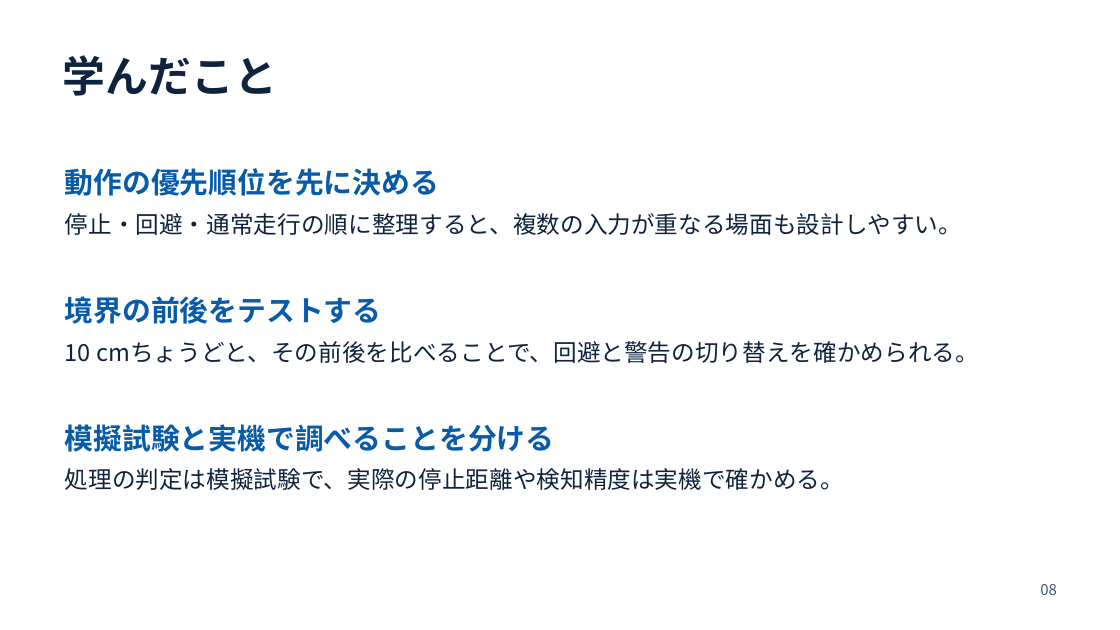
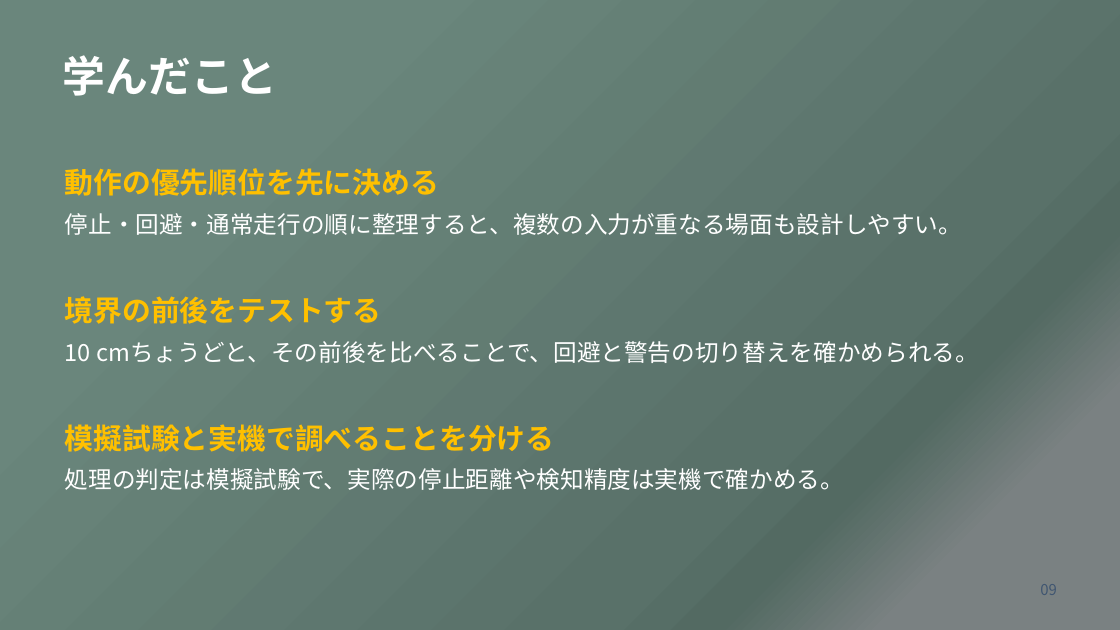
Before and after one commit to aaa1550/-, a slide deck: slide 9 of docs/files/OSOYOO_robot_car_presentation.pptx (slide 8 before the commit). Drawn at 1120x630 pixels with LibreOffice and Linux fonts; fonts in the diff are those of the drawing. Boxes give left, top, right and bottom in pixels: in the first picture for what was removed or moved away, otherwise in the second. Text is boxed around its words. In the diff, an @@ line names an element or a change of style, - is before the commit and + after.

Commit message:
Add theme, purpose and development challenge to latest presentation

```diff
--- a/docs/files/OSOYOO_robot_car_presentation.pptx
+++ b/docs/files/OSOYOO_robot_car_presentation.pptx
@@ background #FFFFFF to gradient #6A867C to #597169 to #536A62 to #7A8182 @@
@@ text colour #075BA8 to #FFC000 in 3 elements at bbox=[65, 168, 439, 196], bbox=[65, 296, 382, 324], bbox=[65, 424, 555, 452] @@
@@ text colour #10233E to #FFFFFF in 4 elements at bbox=[63, 55, 277, 96], bbox=[65, 213, 962, 235], bbox=[65, 341, 979, 363], bbox=[65, 468, 844, 490] @@
@@ text at bbox=[1040, 584, 1057, 595]: text changed @@
-08
+09
```
Also in this commit, not shown: 7 other slides changed, 2 slides added, 1 slide removed, 4 other files.
